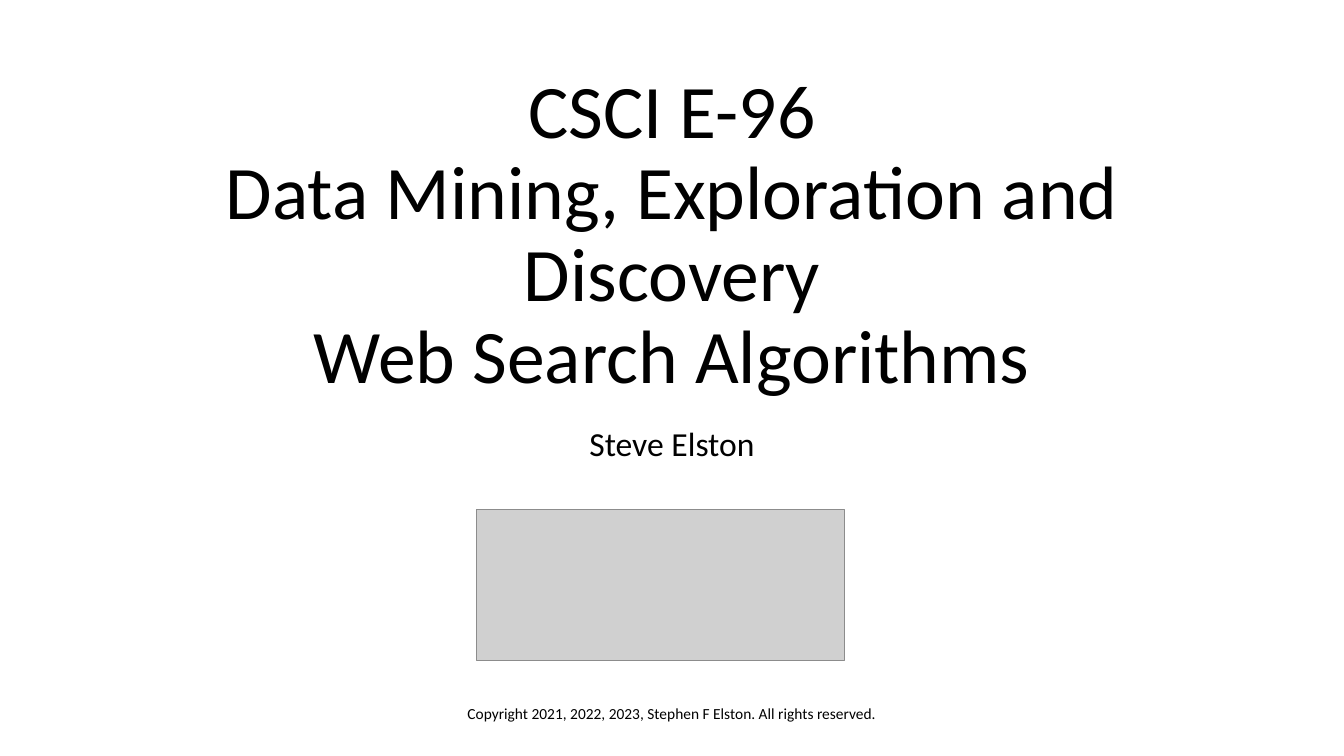
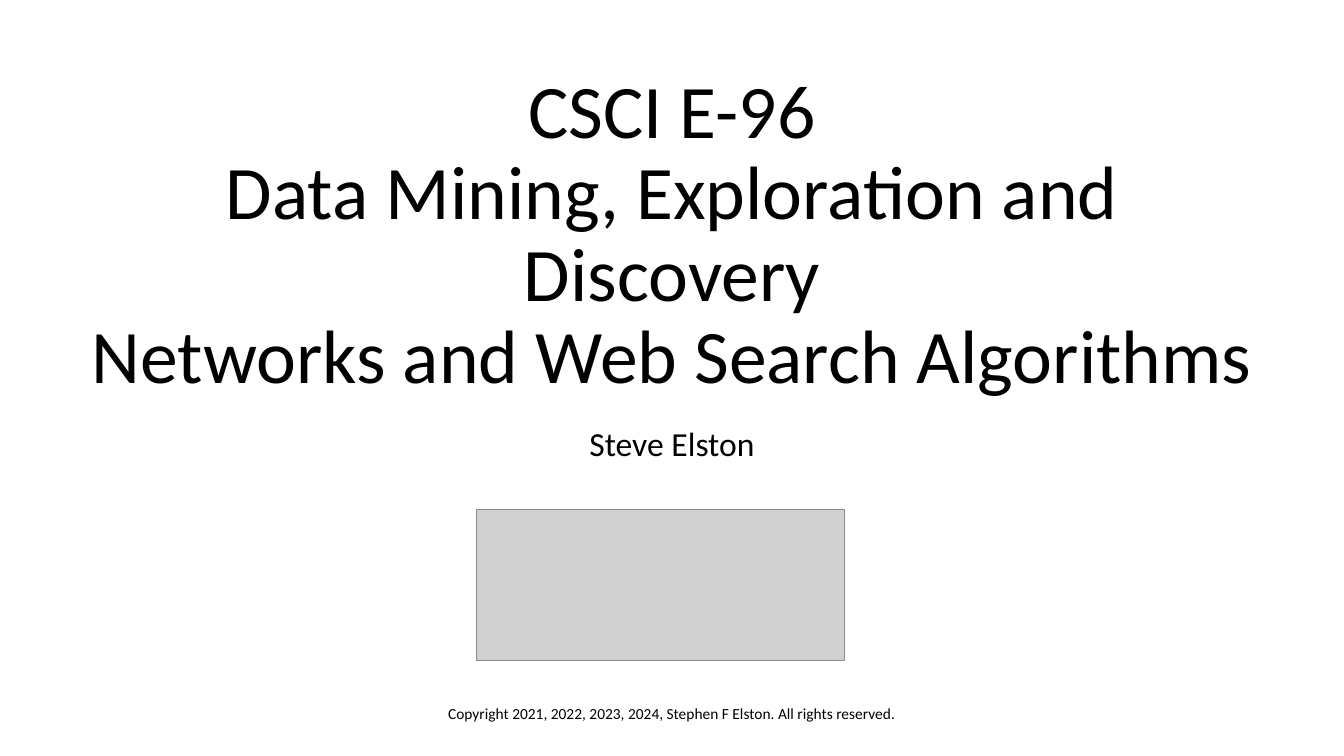
Before and after one commit to StephenElston/CSCI-E-108, a slide deck: slide 1 of slides/6_WebSearching.pptx. Drawn at 1344x756 pixels with LibreOffice and Linux fonts; fonts in the diff are those of the drawing; grey boxes stand for pictures. Boxes give left, top, right and bottom in pixels: in the first picture for what was removed or moved away, otherwise in the second. Text is boxed around its words. In the diff, an @@ line names an element or a change of style, - is before the commit and + after.

```diff
--- a/slides/6_WebSearching.pptx
+++ b/slides/6_WebSearching.pptx
@@ title at [92,87,1251,396]: text changed @@
-CSCI E-96
-Data Mining, Exploration and Discovery
-Web Search Algorithms
+CSCI E-96
+Data Mining, Exploration and Discovery
+Networks and Web Search Algorithms
@@ text at [448,708,895,722]: text changed @@
-Copyright 2021, 2022, 2023, Stephen F Elston. All rights reserved.
+Copyright 2021, 2022, 2023, 2024, Stephen F Elston. All rights reserved.
```
Also in this commit, not shown: 9 other slides changed, 4 slides added.
